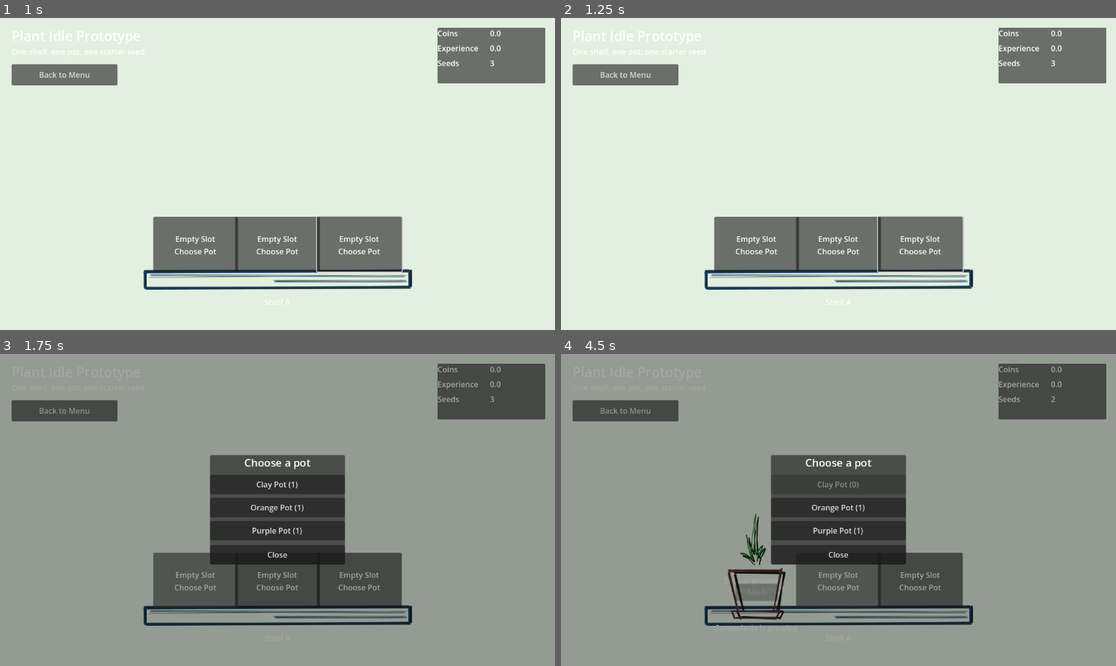
Above: before the commit, frames 1-4 (two rows, left to right).
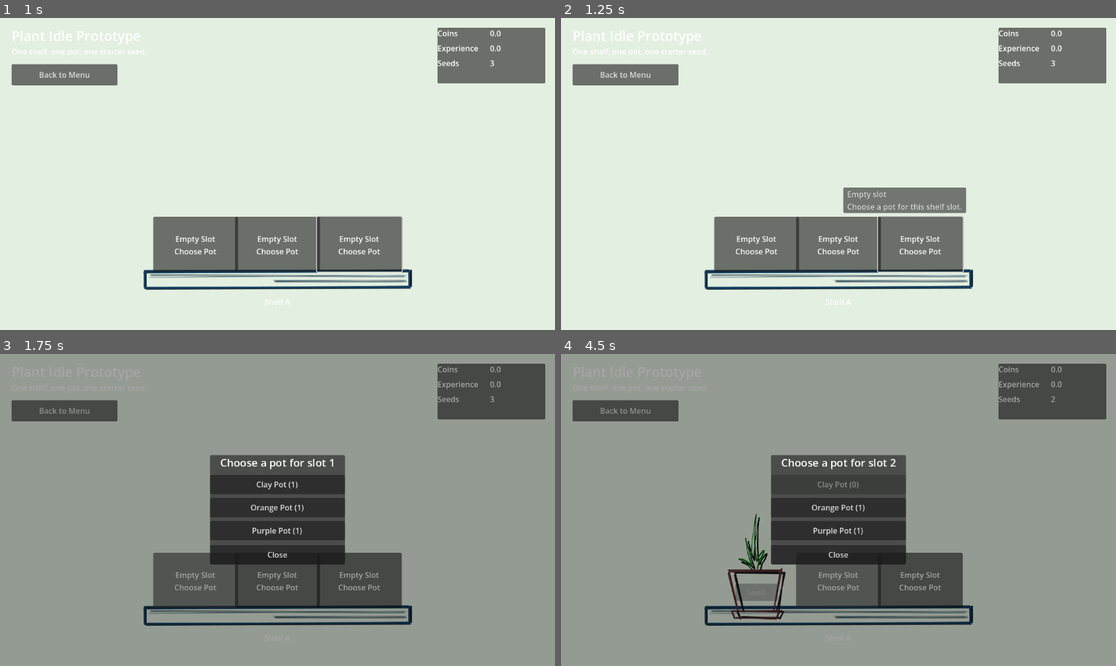
Above: after the commit, the same moments.

Repository: TorusHelm/imiidle
Game: Godot game, scene res://sceens/Main.tscn
The game is run twice, just before and just after one commit, with the same random seed, the same clock (stepped at 60 frames per second) and the same inputs.
Inputs (mouse positions are in pixels of both pictures, inside the frame that each line leads up to):
- Up to frame 1 (1 s): click "Start Game" at 0.5 s
- Up to frame 2 (1.25 s): no input
- Up to frame 3 (1.75 s): click (194, 581) at 1.27 s
- Up to frame 4 (4.5 s): click "Clay Pot (1)" at 2 s; click "Seed" at 2.75 s; click "Sansevieria (1)" at 3.5 s; click (838, 581) at 4.27 s

Frame 1 is identical in both runs. In frame 2, 1.8% of the frame differs, in the area x 50-74%, y 54-63%; in frame 3, 0.2%; in frame 4, 0.6%.

Commit message:
Move plant and pot descriptions to tooltips

Diff:
--- a/sceens/Game.tscn
+++ b/sceens/Game.tscn
@@ -145,14 +145,12 @@
 theme_override_constants/separation = 10
 
 [node name="TitleLabel" type="Label" parent="SeedModal/CenterContainer/ModalPanel/Content"]
-unique_name_in_owner = true
 layout_mode = 2
 theme_override_font_sizes/font_size = 22
 text = "Choose a seed"
 horizontal_alignment = 1
 
 [node name="SeedList" type="VBoxContainer" parent="SeedModal/CenterContainer/ModalPanel/Content"]
-unique_name_in_owner = true
 layout_mode = 2
 theme_override_constants/separation = 8
 
@@ -200,14 +198,12 @@
 theme_override_constants/separation = 10
 
 [node name="TitleLabel" type="Label" parent="PotModal/CenterContainer/ModalPanel/Content"]
-unique_name_in_owner = true
 layout_mode = 2
 theme_override_font_sizes/font_size = 22
 text = "Choose a pot"
 horizontal_alignment = 1
 
 [node name="PotList" type="VBoxContainer" parent="PotModal/CenterContainer/ModalPanel/Content"]
-unique_name_in_owner = true
 layout_mode = 2
 theme_override_constants/separation = 8
 
--- a/sceens/Plant.tscn
+++ b/sceens/Plant.tscn
@@ -14,31 +14,6 @@
 offset_left = 6.0
 offset_top = 0.0
 offset_right = 134.0
-offset_bottom = 112.0
+offset_bottom = 128.0
 expand_mode = 1
 stretch_mode = 5
-
-[node name="PlantNameLabel" type="Label" parent="."]
-layout_mode = 0
-offset_top = 110.0
-offset_right = 140.0
-offset_bottom = 130.0
-text = "No plant"
-horizontal_alignment = 1
-
-[node name="PlantStageLabel" type="Label" parent="."]
-layout_mode = 0
-offset_top = 130.0
-offset_right = 140.0
-offset_bottom = 150.0
-text = "Status: empty"
-horizontal_alignment = 1
-
-[node name="GrowthValueLabel" type="Label" parent="."]
-layout_mode = 0
-offset_top = 150.0
-offset_right = 140.0
-offset_bottom = 170.0
-text = "Plant a seed to start growing."
-horizontal_alignment = 1
-autowrap_mode = 3
--- a/sceens/Pot.tscn
+++ b/sceens/Pot.tscn
@@ -46,14 +46,6 @@
 expand_mode = 1
 stretch_mode = 5
 
-[node name="PotStatusLabel" type="Label" parent="."]
-layout_mode = 0
-offset_top = 236.0
-offset_right = 220.0
-offset_bottom = 256.0
-text = "Empty pot"
-horizontal_alignment = 1
-
 [node name="SeedButton" type="Button" parent="."]
 layout_mode = 0
 offset_left = 66.0
--- a/scripts/plant_view.gd
+++ b/scripts/plant_view.gd
@@ -3,17 +3,13 @@
 
 
 @onready var plant_texture: TextureRect = $PlantTexture
-@onready var plant_name_label: Label = $PlantNameLabel
-@onready var plant_stage_label: Label = $PlantStageLabel
-@onready var growth_value_label: Label = $GrowthValueLabel
 
 
 func show_empty() -> void:
 	plant_texture.visible = false
 	plant_texture.texture = null
-	plant_name_label.text = "No plant"
-	plant_stage_label.text = "Status: empty"
-	growth_value_label.text = "Plant a seed to start growing."
+	tooltip_text = "No plant\nPlant a seed to start growing."
+	plant_texture.tooltip_text = tooltip_text
 
 
 func show_plant(plant: PlantInstance) -> void:
@@ -24,12 +20,13 @@
 	plant_texture.visible = true
 	plant_texture.texture = load(plant.definition.texture_path) if not plant.definition.texture_path.is_empty() else null
 	plant_texture.modulate = plant.definition.display_color
-	plant_name_label.text = plant.definition.display_name
+
+	var status_text := "Status: growing"
+	var details_text := "Growth: %d%%" % plant.get_growth_percent()
 
 	if plant.is_mature():
-		plant_stage_label.text = "Status: mature"
-		growth_value_label.text = "Income: %.1f coins/sec" % plant.definition.coins_per_second
-		return
+		status_text = "Status: mature"
+		details_text = "Income: %.1f coins/sec" % plant.definition.coins_per_second
 
-	plant_stage_label.text = "Status: growing"
-	growth_value_label.text = "Growth: %d%%" % plant.get_growth_percent()
+	tooltip_text = "%s\n%s\n%s" % [plant.definition.display_name, status_text, details_text]
+	plant_texture.tooltip_text = tooltip_text
--- a/scripts/pot_modal.gd
+++ b/scripts/pot_modal.gd
@@ -9,8 +9,8 @@
 var current_slot_index := -1
 
 
-@onready var pot_list: VBoxContainer = %PotList
-@onready var title_label: Label = %TitleLabel
+@onready var pot_list: VBoxContainer = $CenterContainer/ModalPanel/Content/PotList
+@onready var title_label: Label = $CenterContainer/ModalPanel/Content/TitleLabel
 
 
 func _ready() -> void:
--- a/scripts/pot_view.gd
+++ b/scripts/pot_view.gd
@@ -12,7 +12,6 @@
 @onready var slot_button: Button = $SlotButton
 @onready var slot_label: Label = $SlotLabel
 @onready var pot_texture: TextureRect = $PotTexture
-@onready var pot_status_label: Label = $PotStatusLabel
 @onready var seed_button: Button = $SeedButton
 @onready var plant_view: PlantView = $PlantView
 
@@ -31,31 +30,45 @@
 		slot_button.disabled = not can_place_pot
 		slot_label.visible = true
 		pot_texture.visible = false
-		pot_status_label.visible = false
 		seed_button.visible = false
 		plant_view.visible = false
+		slot_button.tooltip_text = "Empty slot\nChoose a pot for this shelf slot."
+		slot_label.tooltip_text = slot_button.tooltip_text
+		tooltip_text = slot_button.tooltip_text
 		return
 
 	slot_button.visible = false
 	slot_label.visible = false
 	pot_texture.visible = true
-	pot_status_label.visible = true
 	seed_button.visible = true
 	plant_view.visible = true
 	pot_texture.texture = load(pot_instance.definition.texture_path) if not pot_instance.definition.texture_path.is_empty() else null
 	seed_button.disabled = not can_plant_seed
 
+	var pot_details := "%s\nStatus: empty" % pot_instance.definition.display_name
+
 	if pot_instance.active_plant == null:
-		pot_status_label.text = "Empty pot"
 		plant_view.show_empty()
+		pot_texture.tooltip_text = pot_details
+		seed_button.tooltip_text = "Choose a seed for %s." % pot_instance.definition.display_name
+		tooltip_text = pot_details
 		return
 
 	if pot_instance.active_plant.is_mature():
-		pot_status_label.text = "%s is mature" % pot_instance.active_plant.definition.display_name
+		pot_details = "%s\nPlant: %s\nStatus: mature" % [
+			pot_instance.definition.display_name,
+			pot_instance.active_plant.definition.display_name,
+		]
 	else:
-		pot_status_label.text = "%s is growing" % pot_instance.active_plant.definition.display_name
+		pot_details = "%s\nPlant: %s\nStatus: growing" % [
+			pot_instance.definition.display_name,
+			pot_instance.active_plant.definition.display_name,
+		]
 
 	plant_view.show_plant(pot_instance.active_plant)
+	pot_texture.tooltip_text = pot_details
+	seed_button.tooltip_text = "This pot already has a plant."
+	tooltip_text = pot_details
 
 
 func _on_seed_button_pressed() -> void:
--- a/scripts/seed_modal.gd
+++ b/scripts/seed_modal.gd
@@ -9,8 +9,8 @@
 var current_slot_index := -1
 
 
-@onready var seed_list: VBoxContainer = %SeedList
-@onready var title_label: Label = %TitleLabel
+@onready var seed_list: VBoxContainer = $CenterContainer/ModalPanel/Content/SeedList
+@onready var title_label: Label = $CenterContainer/ModalPanel/Content/TitleLabel
 
 
 func _ready() -> void:
